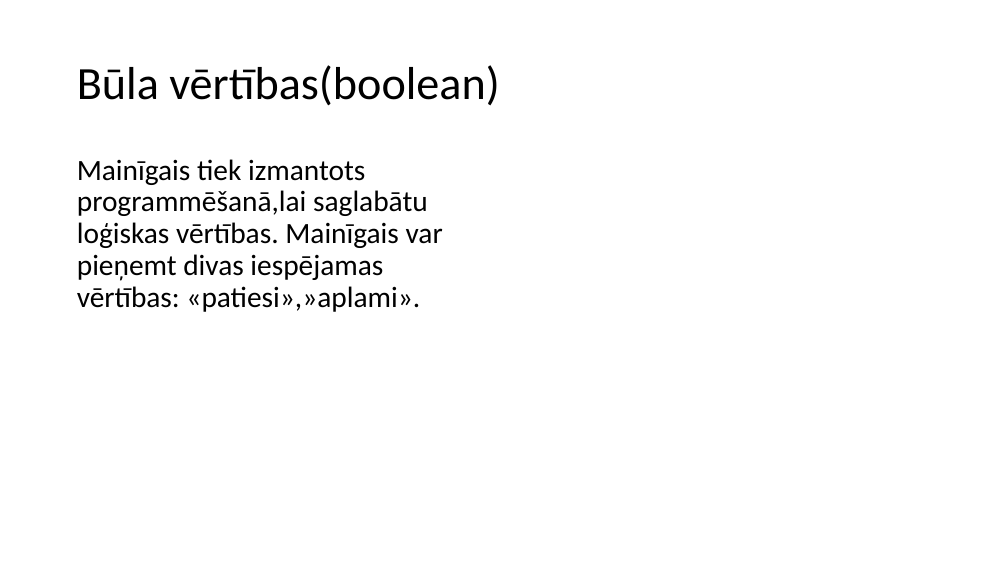
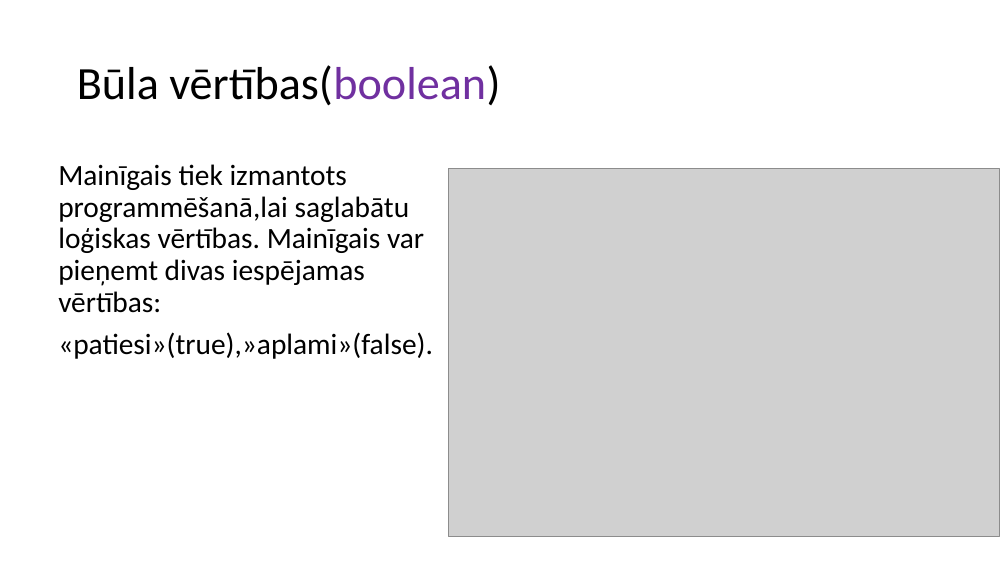
Before and after one commit to TBumerts/Eksamena_Darbs, a slide deck: slide 4 of Bumerts_InformativaisMaterials.pptx. Drawn at 1008x567 pixels with LibreOffice and Linux fonts; fonts in the diff are those of the drawing; grey boxes stand for pictures. Boxes give left, top, right and bottom in pixels: in the first picture for what was removed or moved away, otherwise in the second. Text is boxed around its words. In the diff, an @@ line names an element or a change of style, - is before the commit and + after.

```diff
--- a/Bumerts_InformativaisMaterials.pptx
+++ b/Bumerts_InformativaisMaterials.pptx
@@ title "Būla vērtības(boolean)" at box(77, 65, 500, 106): text colour #000000 to #7030A0 in "vērtības(boolean)" @@
@@ text at box(58, 164, 433, 359): text changed @@
-Mainīgais tiek izmantots programmēšanā,lai saglabātu loģiskas vērtības. Mainīgais var pieņemt divas iespējamas vērtības: «patiesi»,»aplami».
+Mainīgais tiek izmantots programmēšanā,lai saglabātu loģiskas vērtības. Mainīgais var pieņemt divas iespējamas vērtības:
+«patiesi»(true),»aplami»(false).
@@ picture added at box(449, 169, 1000, 538) @@
```
Also in this commit, not shown: 3 other slides changed.
